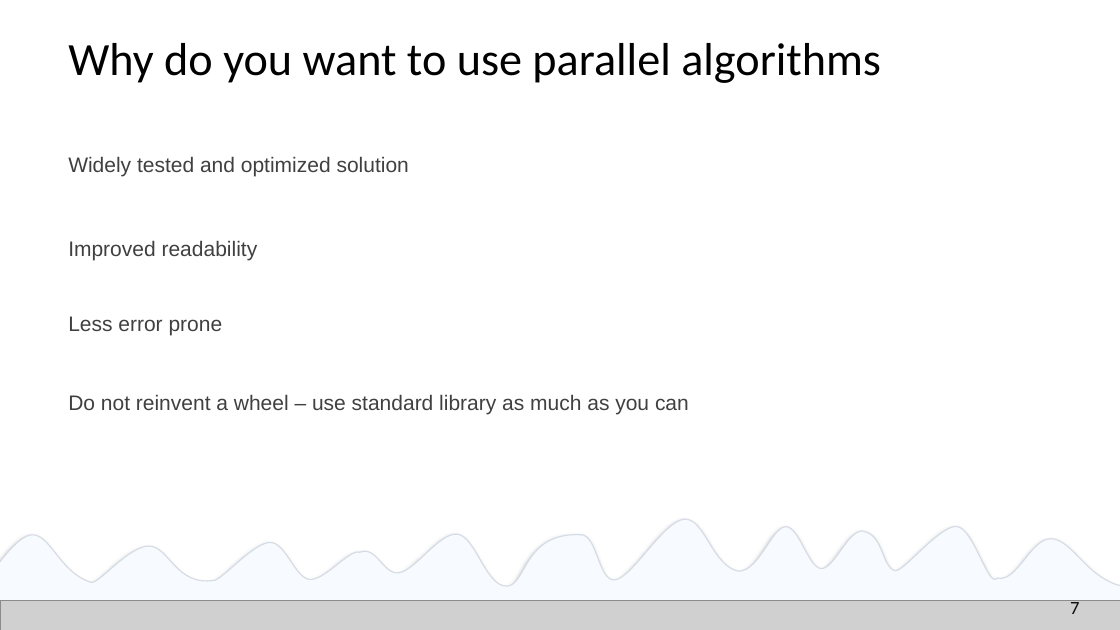
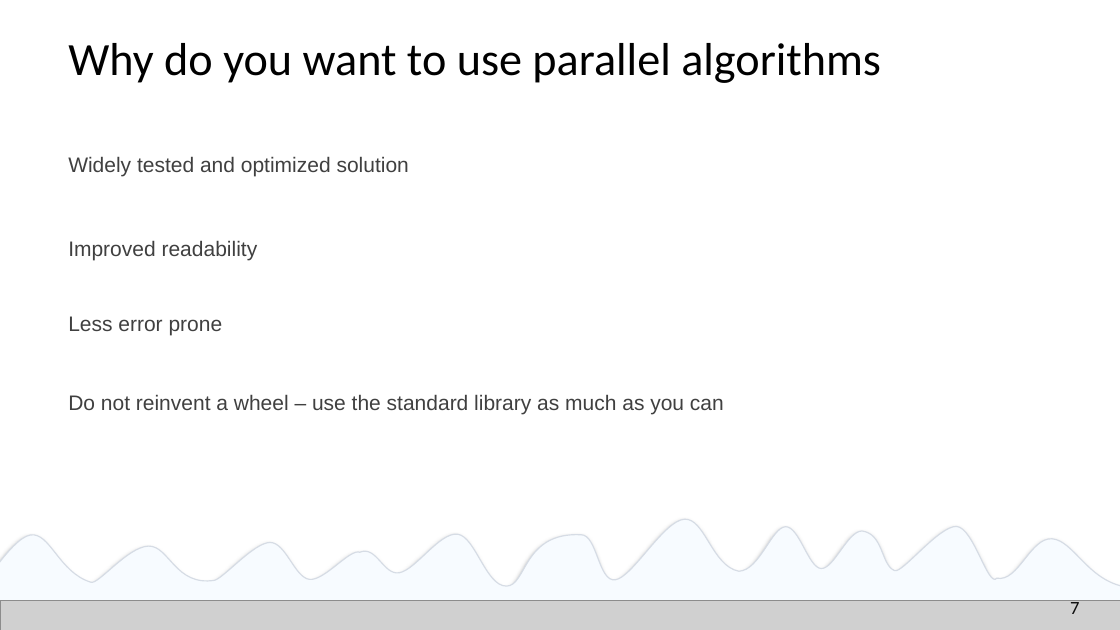
Before and after one commit to EmptySquareBubble/StoriesFromAParallelUniverse-, a slide deck: slide 8 of stories_from_a_paralel_universe.pptx. Drawn at 1120x630 pixels with LibreOffice and Linux fonts; fonts in the diff are those of the drawing; grey boxes stand for pictures. Boxes give left, top, right and bottom in pixels: in the first picture for what was removed or moved away, otherwise in the second. Text is boxed around its words. In the diff, an @@ line names an element or a change of style, - is before the commit and + after.

Commit message:
grammar

```diff
--- a/stories_from_a_paralel_universe.pptx
+++ b/stories_from_a_paralel_universe.pptx
@@ text at bbox=[68, 394, 724, 414]: text changed @@
-  Do not reinvent a wheel – use standard library as much as you can
+  Do not reinvent a wheel – use the standard library as much as you can
```
Also in this commit, not shown: 14 other slides changed.
